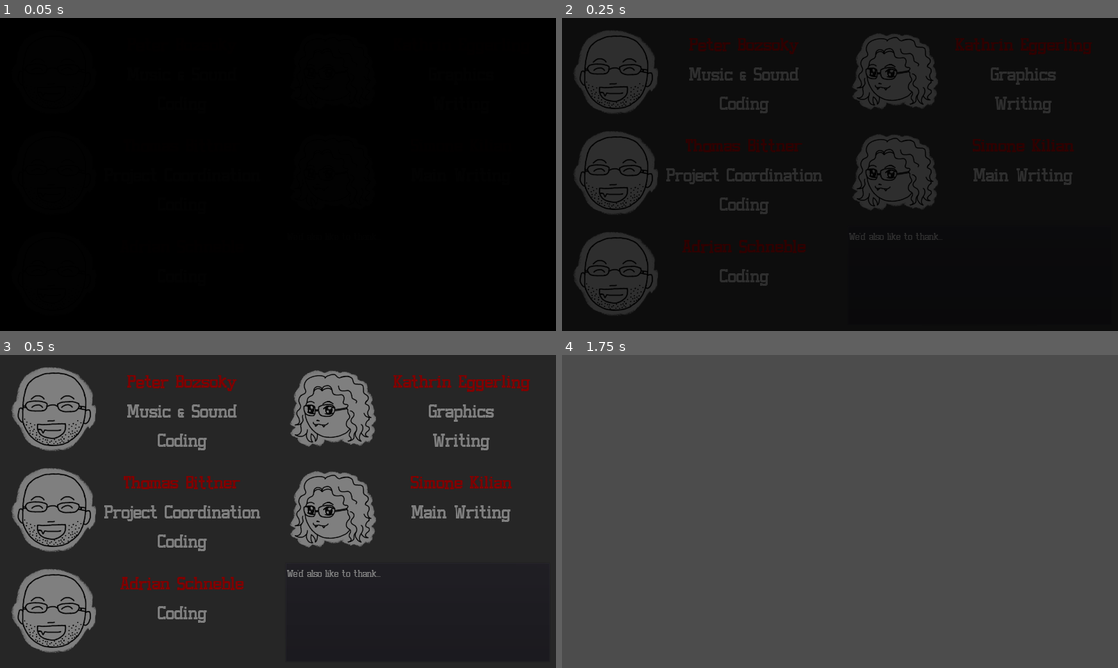
Above: before the commit, frames 1-4 (two rows, left to right).
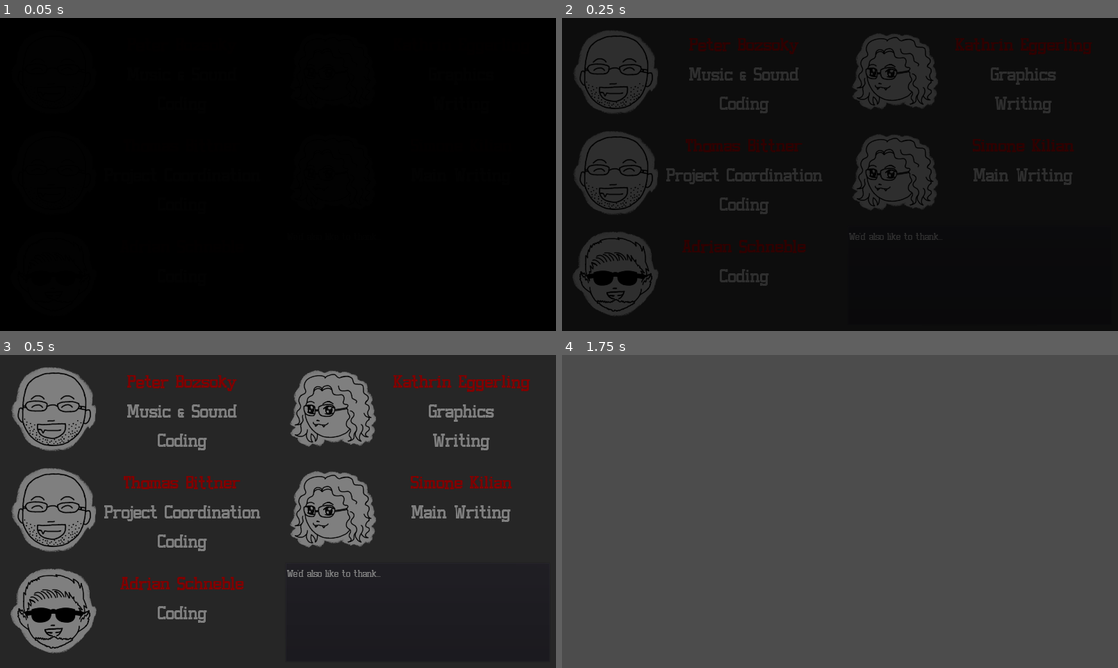
Above: after the commit, the same moments.

Repository: gadse/high-moon
Game: Godot game, scene res://scenes/credit_screen/Credits.tscn
Same seed, same stepped clock (60 frames per second), same inputs: the game is played once before the commit and once after it. This scene is started directly instead of the project's main scene.
Inputs (mouse positions are in pixels of both pictures, inside the frame that each line leads up to):
- Up to frame 1 (0.05 s): no input
- Up to frame 2 (0.25 s): no input
- Up to frame 3 (0.5 s): no input
- Up to frame 4 (1.75 s): click (840, 511) at 0.67 s; move the mouse to (728, 527) at 1.27 s; click (728, 527) at 1.42 s

The runs differ from the first frame. In frame 2, 0.8% of the frame differs, in the area x 2-18%, y 68-95%; in frame 3, 1.2%, in the area x 1-18%, y 68-96%; in frame 4, nothing differs.

Commit message:
Charsprite Adrian applied

Diff:
--- a/scenes/credit_screen/Credits.tscn
+++ b/scenes/credit_screen/Credits.tscn
@@ -1,8 +1,9 @@
-[gd_scene load_steps=8 format=2]
+[gd_scene load_steps=9 format=2]
 
 [ext_resource path="res://scenes/templates/scene_fader/SceneFader.tscn" type="PackedScene" id=1]
 [ext_resource path="res://scenes/credit_screen/Credits.gd" type="Script" id=2]
 [ext_resource path="res://scenes/credit_screen/MemberInfo.tscn" type="PackedScene" id=3]
+[ext_resource path="res://scenes/credit_screen/Creditssprite_Adrian_v1_300x300.png" type="Texture" id=4]
 [ext_resource path="res://fonts/staubach/Staubach.ttf" type="DynamicFontData" id=5]
 [ext_resource path="res://scenes/credit_screen/Creditssprite_Thomas.png" type="Texture" id=6]
 [ext_resource path="res://scenes/credit_screen/Creditssprite_Kathrin_v1.png" type="Texture" id=7]
@@ -165,7 +166,7 @@
 [node name="TextureRect" parent="TeamContainer/GridContainer/Adrian/HBoxContainer" index="0"]
 margin_right = 300.0
 margin_bottom = 314.0
-texture = ExtResource( 6 )
+texture = ExtResource( 4 )
 
 [node name="RichTextLabel" parent="TeamContainer/GridContainer/Adrian/HBoxContainer" index="1"]
 margin_left = 304.0
Not shown, added: scenes/credit_screen/Creditssprite_Adrian_v1_300x300.png.import
Not shown, added: scenes/forge/Charsprite_Blacksmith_v1.png.import
